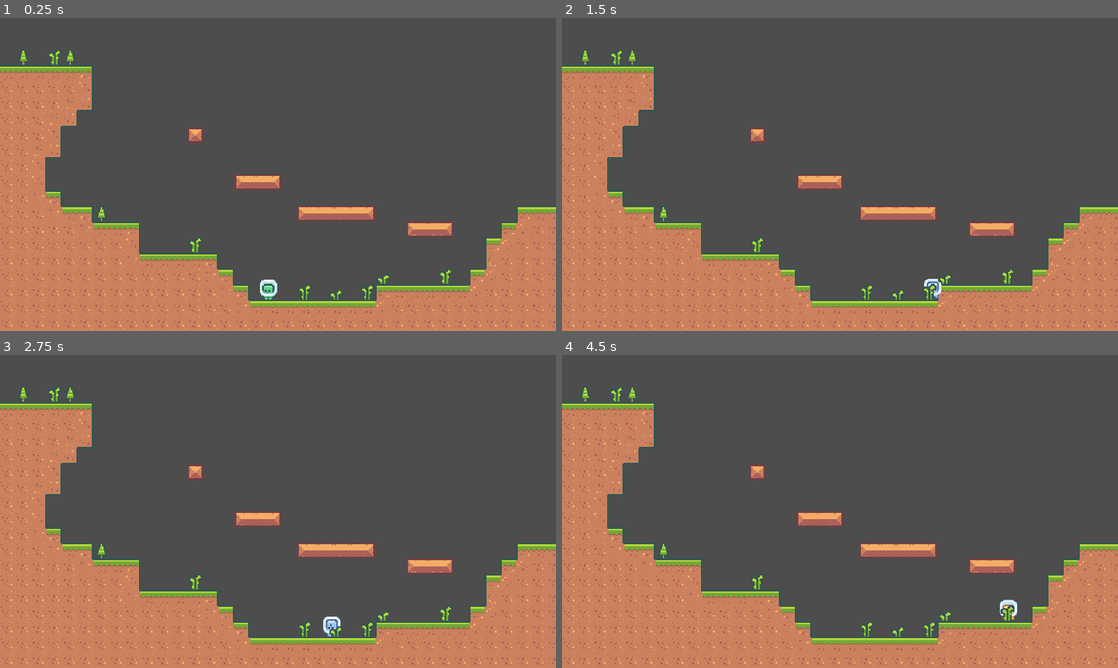
Above: before the commit, frames 1-4 (two rows, left to right).
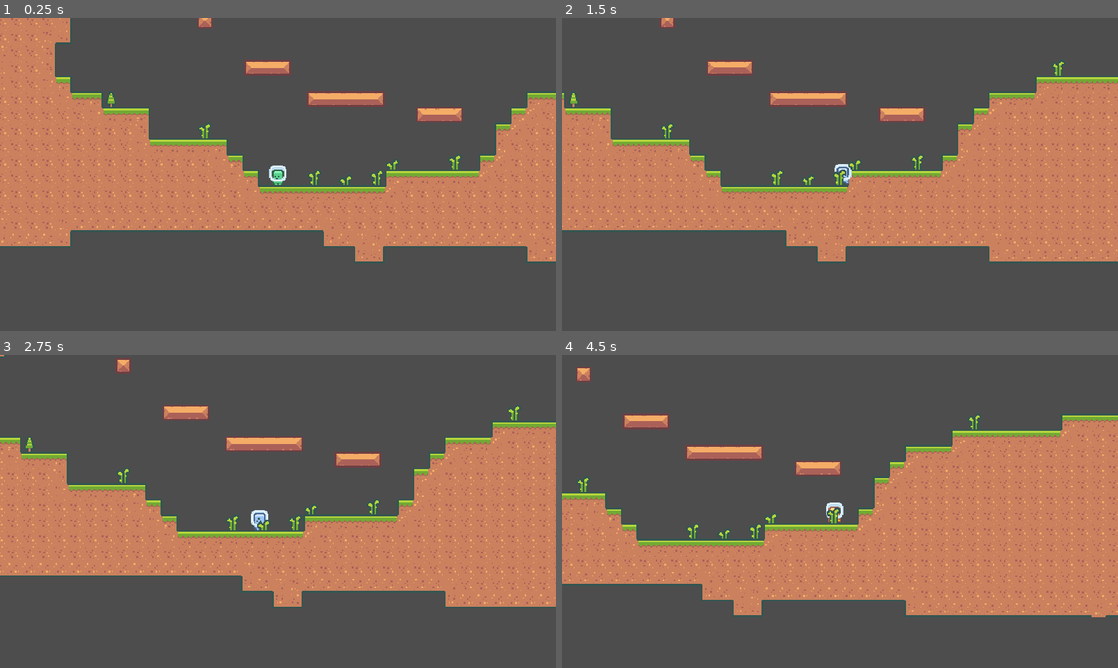
Above: after the commit, the same moments.

Repository: jrenato/pixel_platform
Game: Godot game, scene res://assets/world/world.tscn
Two runs of this game, one before a commit and one after it. Both use one fixed random seed, a clock stepped at 60 frames per second and the inputs below.
Inputs:
- Up to frame 1 (0.25 s): no input
- Up to frame 2 (1.5 s): hold D (move_right) from 0.53 s (still down); tap E (dash) at 0.6 s; tap Space (jump) at 0.77 s; tap Tab (cycle_skin) at 1.35 s
- Up to frame 3 (2.75 s): tap Space (jump) at 1.52 s; tap E (dash) at 1.55, 2.1 s; release D (move_right) at 2.03 s; hold A (move_left) from 2.03 s (still down)
- Up to frame 4 (4.5 s): release A (move_left) at 2.78 s; hold D (move_right) 2.78-4.28 s; tap Shift (run) at 2.85 s; tap Space (jump) at 3.02, 3.77 s; tap E (dash) at 3.05, 3.6 s; hold A (move_left) from 4.28 s (still down); tap Tab (cycle_skin) at 4.35 s

The runs differ from the first frame. In frame 1, 53% of the frame differs, in the area x 0-100%, y 0-100%; in frame 2, 56%; in frame 3, 54%; in frame 4, 58%, in the area x 0-100%, y 3-100%.

Commit message:
Added player smooth camera

Diff:
--- a/assets/player/player.tscn
+++ b/assets/player/player.tscn
@@ -24,6 +24,10 @@
 [node name="animations" type="AnimatedSprite2D" parent="."]
 frames = ExtResource("2_17vh0")
 animation = &"fall"
+
+[node name="Camera2D" type="Camera2D" parent="."]
+current = true
+position_smoothing_enabled = true
 
 [node name="state_manager" parent="." instance=ExtResource("3_i74eb")]
 starting_state = NodePath("idle")
@@ -80,7 +84,6 @@
 script = ExtResource("9_e225q")
 fall_node = NodePath("../fall")
 run_node = NodePath("../run")
-dash_node = NodePath("../dash")
 walk_node = NodePath("../walk")
 idle_node = NodePath("../idle")
 animation_name = "jump"
